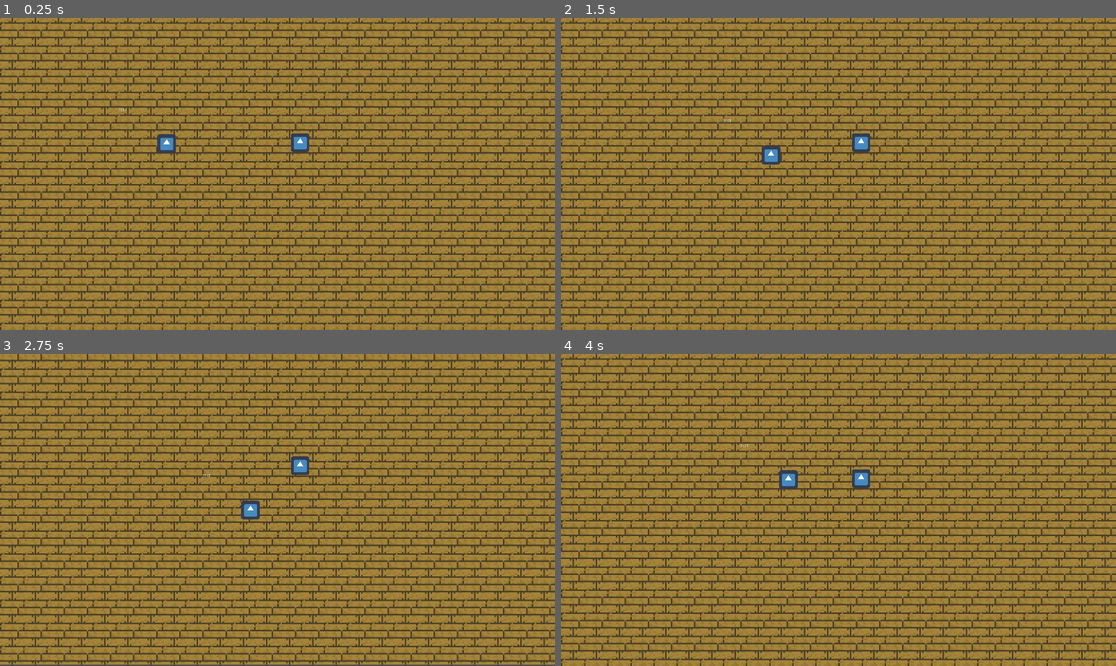
Above: before the commit, frames 1-4 (two rows, left to right).
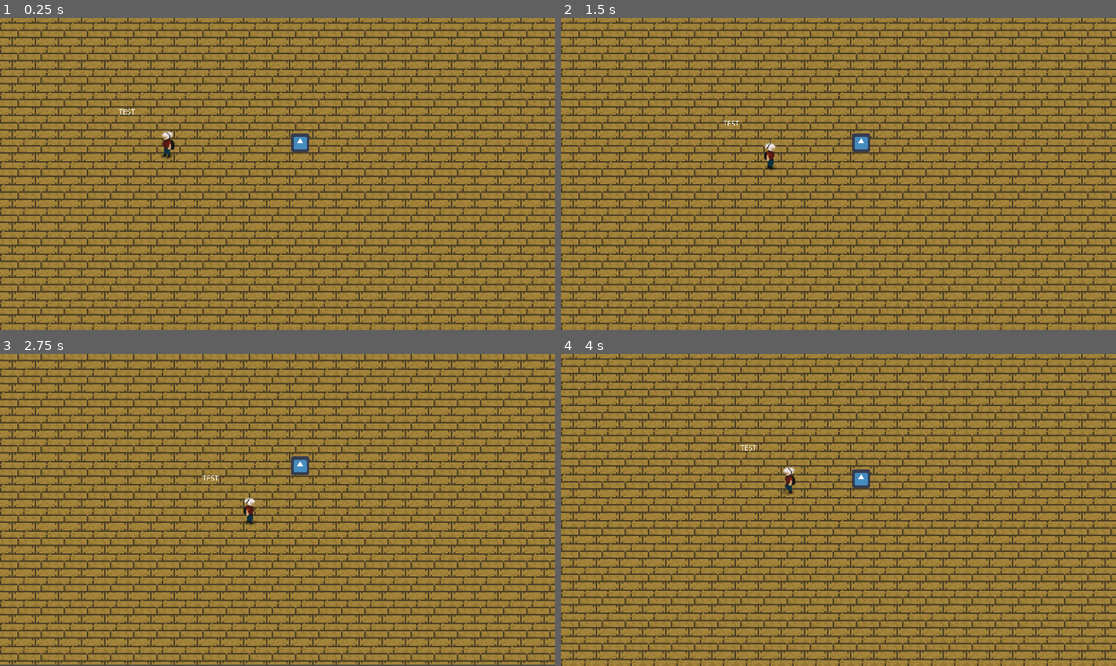
Above: after the commit, the same moments.

Repository: OldKalash7/PFM
Game: Godot game, scene res://scenes/levels/test.tscn
Two runs of this game, one before a commit and one after it. Both use one fixed random seed, a clock stepped at 60 frames per second and the inputs below. The engine's default icon, where the game draws it, is replaced by a stand-in: a white triangle on a blue panel in a dark square.
Inputs (mouse positions are in pixels of both pictures, inside the frame that each line leads up to):
- Up to frame 1 (0.25 s): no input
- Up to frame 2 (1.5 s): tap Enter (enter) at 0.5, 1.35 s; move the mouse to (960, 158) at 0.52 s; hold D (move_right) 0.53-1.28 s; hold Enter (enter) 0.53-1.28 s; click (960, 158) at 0.67 s; move the mouse to (727, 189) at 1.27 s; hold S (move_down) from 1.28 s (still down)
- Up to frame 3 (2.75 s): move the mouse to (333, 441) at 2.02 s; release S (move_down) at 2.03 s; hold D (move_right) from 2.03 s (still down); hold Enter (enter) from 2.03 s (still down)
- Up to frame 4 (4 s): move the mouse to (810, 572) at 2.77 s; release D (move_right) at 2.78 s; release Enter (enter) at 2.78 s; hold W (move_up) 2.78-3.53 s; tap Enter (enter) at 2.85 s; click (810, 572) at 2.92 s; move the mouse to (1005, 556) at 3.52 s; hold A (move_left) from 3.53 s (still down); hold Enter (enter) from 3.53 s (still down)

The runs differ from the first frame. In frame 1, 0.3% of the frame differs, in the area x 21-32%, y 28-46%; in frame 2, 0.3%; in frame 3, 0.3%; in frame 4, 0.3%, in the area x 32-43%, y 28-46%.

Commit message:
trabajo extra en el sistema de dialogo, previo a rework

Diff:
--- a/PFM/resources/main_theme.tres
+++ b/PFM/resources/main_theme.tres
@@ -3,6 +3,7 @@
 [ext_resource path="res://assets/fonts/Hack-Regular.ttf" type="DynamicFontData" id=1]
 
 [sub_resource type="DynamicFont" id=1]
+size = 24
 font_data = ExtResource( 1 )
 
 [resource]
--- a/PFM/scenes/Player.tscn
+++ b/PFM/scenes/Player.tscn
@@ -6,17 +6,87 @@
 [ext_resource path="res://src/actors/player_states/MoveState.gd" type="Script" id=4]
 [ext_resource path="res://src/actors/player_states/IdleState.gd" type="Script" id=5]
 [ext_resource path="res://scenes/components/DialogManager.tscn" type="PackedScene" id=6]
+[ext_resource path="res://assets/raw/main_character_sprites/_side idle.png" type="Texture" id=7]
+[ext_resource path="res://assets/raw/main_character_sprites/_side walk.png" type="Texture" id=8]
+
+[sub_resource type="AtlasTexture" id=9]
+flags = 4
+atlas = ExtResource( 8 )
+region = Rect2( 0, 0, 64, 64 )
+
+[sub_resource type="AtlasTexture" id=10]
+flags = 4
+atlas = ExtResource( 8 )
+region = Rect2( 64, 0, 64, 64 )
+
+[sub_resource type="AtlasTexture" id=11]
+flags = 4
+atlas = ExtResource( 8 )
+region = Rect2( 128, 0, 64, 64 )
+
+[sub_resource type="AtlasTexture" id=12]
+flags = 4
+atlas = ExtResource( 8 )
+region = Rect2( 192, 0, 64, 64 )
+
+[sub_resource type="AtlasTexture" id=13]
+flags = 4
+atlas = ExtResource( 8 )
+region = Rect2( 0, 64, 64, 64 )
+
+[sub_resource type="AtlasTexture" id=14]
+flags = 4
+atlas = ExtResource( 8 )
+region = Rect2( 64, 64, 64, 64 )
+
+[sub_resource type="AtlasTexture" id=3]
+flags = 4
+atlas = ExtResource( 7 )
+region = Rect2( 0, 0, 64, 64 )
+
+[sub_resource type="AtlasTexture" id=4]
+flags = 4
+atlas = ExtResource( 7 )
+region = Rect2( 64, 0, 64, 64 )
+
+[sub_resource type="AtlasTexture" id=5]
+flags = 4
+atlas = ExtResource( 7 )
+region = Rect2( 128, 0, 64, 64 )
+
+[sub_resource type="AtlasTexture" id=6]
+flags = 4
+atlas = ExtResource( 7 )
+region = Rect2( 192, 0, 64, 64 )
+
+[sub_resource type="AtlasTexture" id=7]
+flags = 4
+atlas = ExtResource( 7 )
+region = Rect2( 0, 64, 64, 64 )
 
 [sub_resource type="SpriteFrames" id=1]
 animations = [ {
+"frames": [ SubResource( 9 ), SubResource( 10 ), SubResource( 11 ), SubResource( 12 ), SubResource( 13 ), SubResource( 14 ) ],
+"loop": true,
+"name": "side_walk",
+"speed": 5.0
+}, {
 "frames": [ ExtResource( 1 ) ],
 "loop": true,
 "name": "test",
+"speed": 5.0
+}, {
+"frames": [ SubResource( 3 ), SubResource( 4 ), SubResource( 5 ), SubResource( 6 ), SubResource( 7 ) ],
+"loop": true,
+"name": "side_idle",
 "speed": 5.0
 } ]
 
 [sub_resource type="RectangleShape2D" id=2]
 extents = Vector2( 32.2809, 30.8903 )
+
+[sub_resource type="Animation" id=8]
+resource_name = "side_idle"
 
 [node name="Player" type="KinematicBody2D" groups=[
 "persistencia",
@@ -27,8 +97,10 @@
 [node name="DialogManager" parent="." instance=ExtResource( 6 )]
 
 [node name="AnimatedSprite" type="AnimatedSprite" parent="."]
+scale = Vector2( 3, 3 )
 frames = SubResource( 1 )
-animation = "test"
+animation = "side_idle"
+frame = 1
 playing = true
 
 [node name="CollisionShape2D" type="CollisionShape2D" parent="."]
@@ -47,4 +119,7 @@
 [node name="MOVE_STATE" type="Node" parent="StateMachine"]
 script = ExtResource( 4 )
 
+[node name="AnimationPlayer" type="AnimationPlayer" parent="."]
+anims/side_idle = SubResource( 8 )
+
 [editable path="DialogManager"]
--- a/PFM/scenes/components/Actionable.tscn
+++ b/PFM/scenes/components/Actionable.tscn
@@ -1,6 +1,9 @@
-[gd_scene load_steps=2 format=2]
+[gd_scene load_steps=3 format=2]
 
 [ext_resource path="res://src/components/Actionable.gd" type="Script" id=1]
+[ext_resource path="res://scenes/components/Display.tscn" type="PackedScene" id=2]
 
 [node name="Actionable" type="Node"]
 script = ExtResource( 1 )
+
+[node name="Display" parent="." instance=ExtResource( 2 )]
--- a/PFM/scenes/components/DialogDisplayer.tscn
+++ b/PFM/scenes/components/DialogDisplayer.tscn
@@ -1,10 +1,12 @@
-[gd_scene load_steps=2 format=2]
+[gd_scene load_steps=3 format=2]
 
 [ext_resource path="res://src/components/ConcreteDialogDisplay.gd" type="Script" id=1]
+[ext_resource path="res://resources/main_theme.tres" type="Theme" id=2]
 
 [node name="DialogDisplayer" type="Control"]
 anchor_right = 1.0
 anchor_bottom = 1.0
+theme = ExtResource( 2 )
 script = ExtResource( 1 )
 __meta__ = {
 "_edit_use_anchors_": false
@@ -20,6 +22,7 @@
 [node name="CharacterLine" type="RichTextLabel" parent="."]
 margin_right = 40.0
 margin_bottom = 40.0
+theme = ExtResource( 2 )
 __meta__ = {
 "_edit_use_anchors_": false
 }
--- /dev/null
+++ b/PFM/scenes/components/Display.tscn
@@ -0,0 +1,14 @@
+[gd_scene format=2]
+
+[node name="Display" type="Control"]
+anchor_right = 1.0
+anchor_bottom = 1.0
+__meta__ = {
+"_edit_use_anchors_": false
+}
+
+[node name="ActorLine" type="RichTextLabel" parent="."]
+margin_right = 40.0
+margin_bottom = 40.0
+
+[node name="Tween" type="Tween" parent="."]
--- a/PFM/scenes/levels/test.tscn
+++ b/PFM/scenes/levels/test.tscn
@@ -31,6 +31,9 @@
 [node name="Player" parent="." instance=ExtResource( 2 )]
 position = Vector2( 576.502, 434.944 )
 
+[node name="DialogManager" parent="Player" index="0"]
+pause_mode = 2
+
 [node name="ActorName" parent="Player/DialogManager/DialogDisplayer" index="0"]
 margin_left = -239.385
 margin_top = -70.5555
@@ -55,12 +58,25 @@
 margin_right = 705.0
 margin_bottom = 5.3999
 
+[node name="AnimatedSprite" parent="Player" index="1"]
+frame = 3
+
 [node name="Camera2D" parent="Player" index="3"]
 limit_left = 0
 limit_top = 0
 
 [node name="TestObject" parent="." instance=ExtResource( 3 )]
 position = Vector2( 1038.29, 431.574 )
+
+[node name="Display" parent="TestObject/Actionable" index="0"]
+anchor_left = 0.54
+anchor_top = 0.352
+anchor_right = 0.54
+anchor_bottom = 0.352
+margin_left = -271.8
+margin_top = -126.16
+margin_right = 279.2
+margin_bottom = -1.16003
 
 [editable path="Player"]
 
@@ -69,3 +85,7 @@
 [editable path="Player/DialogManager/DialogDisplayer"]
 
 [editable path="TestObject"]
+
+[editable path="TestObject/Actionable"]
+
+[editable path="TestObject/Actionable/Display"]
--- a/PFM/src/DialogManager.gd
+++ b/PFM/src/DialogManager.gd
@@ -1,26 +1,54 @@
 extends Node2D
+# Controla la logica de los dialogos
 
-# Controla la logica de los dialogos
+
 
 class_name DialogManager
 
 
 var actionable : Actionable
-
+var dialog_displayer : DialogDisplay
 
 func _ready():
 
+
 	Main.EVENTS_LIST.connect("dialog_started",self,"on_dialog_started")
+
+	# Corregir el posible null pointer TODO con un check null
+
+	dialog_displayer = get_node("DialogDisplayer")
+
+	assert (dialog_displayer != null)
+
+	set_process_input(false)
 
 
 
-func on_dialog_completed() -> void:
-
-	get_tree().paused = false
-	print("DialogManager --> DIALOGO COMPLETADO")
+func on_dialog_started(dialog_item,new_actionable) -> void:
+	self.actionable = new_actionable
+	Main.EVENTS_LIST.emit_signal("player_pause")
+	process_dialog()
 
 
-func on_dialog_started(dialog_item,new_actionable) -> void:
-	print("works")
-	self.actionable = new_actionable
-	print(actionable.name)
+func process_dialog() -> void:
+	# Pausar el jugador
+
+	if actionable.dialog.current_entrie_has_choices():
+		print("has_choices")
+	elif actionable.dialog.get_current_pointer() != -1:
+		dialog_displayer.display("test", actionable.dialog.get_curent_entrie_line())
+	else:
+		print("Se ha acabado el dialogo")
+		dialog_displayer.change_display_visibility(false)
+		Main.EVENTS_LIST.emit_signal("player_resume")
+
+
+func _input(event) -> void:
+	if Input.is_action_just_released("enter"):
+		actionable.dialog.advance_entrie()
+		set_process_input(false)
+		process_dialog()
+
+
+func on_line_displayed() -> void:
+	set_process_input(true)
--- a/PFM/src/Events.gd
+++ b/PFM/src/Events.gd
@@ -11,3 +11,6 @@
 
 # Señales
 signal dialog_started(dialog, actioanable)
+signal player_pause # Pausa al proceso del input del jugador
+signal player_resume # Reanudar proceso del input del jugador
+signal change_animation(new_animation,flip)
--- a/PFM/src/actors/Player.gd
+++ b/PFM/src/actors/Player.gd
@@ -20,8 +20,9 @@
 	set_physics_process(false)
 	load_data()
 	#$StateMachine._state = $StateMachine/IdleState
-
-
+	Main.EVENTS_LIST.connect("player_pause",self,"on_player_pause")
+	Main.EVENTS_LIST.connect("player_resume",self,"on_player_resume")
+	Main.EVENTS_LIST.connect("change_animation",self,"on_animation_change")
 	#connect("player_ready",DialogDisplay,"on_player_ready")
 	#emit_signal("player_ready",self)
 
@@ -54,6 +55,15 @@
 	#	current_point = path[0]
 	#	path.remove(0)
 
+func on_player_pause() -> void:
+	var state_machine = get_node("StateMachine")
+	#state_machine.set_process(false)
+	state_machine.set_process_input(false)
+
+func on_player_resume() -> void:
+	var state_machine = get_node("StateMachine")
+	#state_machine.set_process(false)
+	state_machine.set_process_input(true)
 
 func set_path(value) -> void:
 	#path = value
@@ -61,7 +71,19 @@
 	#if path.size() != 0:
 	#	set_physics_process(true)
 
+func on_animation_change(new_animation : String, flip : bool) -> void:
+	var animation : AnimatedSprite = get_node("AnimatedSprite")
 
+	assert(animation != null)
+	print(new_animation)
+
+	if !flip and animation.flip_h == true:
+		print("idle_animation_fliped")
+		animation.flip_h = false
+	elif flip and animation.flip_h == false:
+		animation.flip_h = true
+
+	animation.play(new_animation)
 
 
 func _unhandled_key_input(event):
--- a/PFM/src/actors/player_states/IdleState.gd
+++ b/PFM/src/actors/player_states/IdleState.gd
@@ -10,6 +10,7 @@
 	#player.linear_velocity = Vector2.ZERO This fails
 	owner.linear_velocity = Vector2.ZERO
 	print("Entrado en IDLE STATE")
+	Main.EVENTS_LIST.emit_signal("change_animation","side_idle",false)
 
 func exit() -> void:
 	pass
--- a/PFM/src/actors/player_states/MoveState.gd
+++ b/PFM/src/actors/player_states/MoveState.gd
@@ -13,6 +13,12 @@
 
 func enter( args : Dictionary) -> void:
 	print("Entrado en MOVE STATE")
+	# TODO rework con un animation player
+	#var animation = get_parent()#.get_node("AnimatedSprite")
+
+
+
+	#animation.play("side_walk")
 	#print("MoveState debug -> se ha entrado en el moveState")
 
 
@@ -46,8 +52,10 @@
 	if Input.is_action_pressed("move_down"):
 		player.linear_velocity.y += 1
 	if Input.is_action_pressed("move_right"):
+		Main.EVENTS_LIST.emit_signal("change_animation","side_walk",true)
 		player.linear_velocity.x += 1
 	if Input.is_action_pressed("move_left"):
+		Main.EVENTS_LIST.emit_signal("change_animation","side_walk",false)
 		player.linear_velocity.x -= 1
 	if player.linear_velocity == Vector2.ZERO:
 		get_parent().change_state_to("IDLE_STATE",{"transicion de estado": "test"})
--- a/PFM/src/actors/player_states/PlayerState.gd
+++ b/PFM/src/actors/player_states/PlayerState.gd
@@ -1,6 +1,6 @@
 extends State
 
-
+signal change_animation(new_animation,flip)
 class_name PlayerState
 
 var player : Player
--- a/PFM/src/components/ConcreteDialogDisplay.gd
+++ b/PFM/src/components/ConcreteDialogDisplay.gd
@@ -24,11 +24,15 @@
 	choices.connect("item_selected",self,"on_decision_selected")
 	choices.connect("item_activated",self,"on_decisions_activated")
 
+	# Conectar con parent las señales de line_displayed
+	self.connect("line_displayed",get_parent(),"on_line_displayed")
 
 func display(character_name : String, line : String) -> void:
 	# Reiniciar la propiedad de visibilidad del label para que no se vea la anterior linea cuando empieze el dialogo
 	actor_line.percent_visible = 0
 	actor_line.text = line
+	change_display_visibility(true)
+
 	# Animación de dibujado del texto
 	tween.interpolate_property($CharacterLine, "percent_visible", 0, 1, 1.5, Tween.TRANS_LINEAR, Tween.EASE_IN_OUT)
 	# Iniciar la animación
@@ -36,6 +40,25 @@
 	# Esperar a que termine para emitir la señal de linea mostrada
 	yield(tween,"tween_all_completed")
 	emit_signal("line_displayed")
+
+
+func display_to_specific_label(display_node : Control, line : String) -> void:
+	pass
+
+func change_display_visibility(mode : bool) -> void:
+	actor_name.visible = mode
+	actor_line.visible = mode
+
+
+func draw_text(tween_node : Tween, label : RichTextLabel, line : String) -> void:
+	label.percent_visible = 0
+	label.text = line
+
+	# Animación de dibujado del texto
+	tween_node.interpolate_property(label, "percent_visible", 0, 1, 1.5, Tween.TRANS_LINEAR, Tween.EASE_IN_OUT)
+	# Iniciar la animación
+	tween_node.start()
+	yield(tween,"tween_all_completed")
 
 
 func display_choices(choices_list : Array) -> void:
--- a/PFM/src/components/Dialog.gd
+++ b/PFM/src/components/Dialog.gd
@@ -11,27 +11,41 @@
 var _dialog_pointer : int
 
 
-func _ready():
-    pass
 
 func _init(dialog_tree):
-    self._dialog_tree = dialog_tree
+	_dialog_pointer = 0
+	self._dialog_tree = dialog_tree
+	self._current_entrie = _dialog_tree[String(_dialog_pointer)]
+
 
 func _process(delta):
 
-    #match[_current_state]
-    pass
+	#match[_current_state]
+	pass
 
 
 
 func set_dialog_tree(dialog_tree : Dictionary) -> void:
-    self._dialog_tree = dialog_tree
+	self._dialog_tree = dialog_tree
+
+func set_dialog_pointer(index : int) -> void:
+	_dialog_pointer = index
 
 func get_current_entrie() -> Dictionary:
-    return _current_entrie
+	return _current_entrie
 
 func get_current_pointer() -> int:
-    return _dialog_pointer
+	return _dialog_pointer
 
 func get_dialog_tree() -> Dictionary:
-    return _dialog_tree
+	return _dialog_tree
+
+func current_entrie_has_choices() -> bool:
+	return !_current_entrie["decisiones"].empty()
+
+func get_curent_entrie_line() -> String:
+	return _current_entrie["line"]
+
+func advance_entrie() -> void:
+	_current_entrie = _dialog_tree[String(_current_entrie["pointer"])]
+	_dialog_pointer = _current_entrie["pointer"]
Binary file added: PFM/assets/raw/main_character_sprites/_down attack.png
Not shown, added: PFM/assets/raw/main_character_sprites/_down attack.png.import
Binary file added: PFM/assets/raw/main_character_sprites/_down idle.png
Not shown, added: PFM/assets/raw/main_character_sprites/_down idle.png.import
Binary file added: PFM/assets/raw/main_character_sprites/_down walk.png
Not shown, added: PFM/assets/raw/main_character_sprites/_down walk.png.import
Binary file added: PFM/assets/raw/main_character_sprites/_pick up.png
Not shown, added: PFM/assets/raw/main_character_sprites/_pick up.png.import
Binary file added: PFM/assets/raw/main_character_sprites/_side attack.png
Not shown, added: PFM/assets/raw/main_character_sprites/_side attack.png.import
Binary file added: PFM/assets/raw/main_character_sprites/_side idle.png
Not shown, added: PFM/assets/raw/main_character_sprites/_side idle.png.import
(and 10 more such lines)
